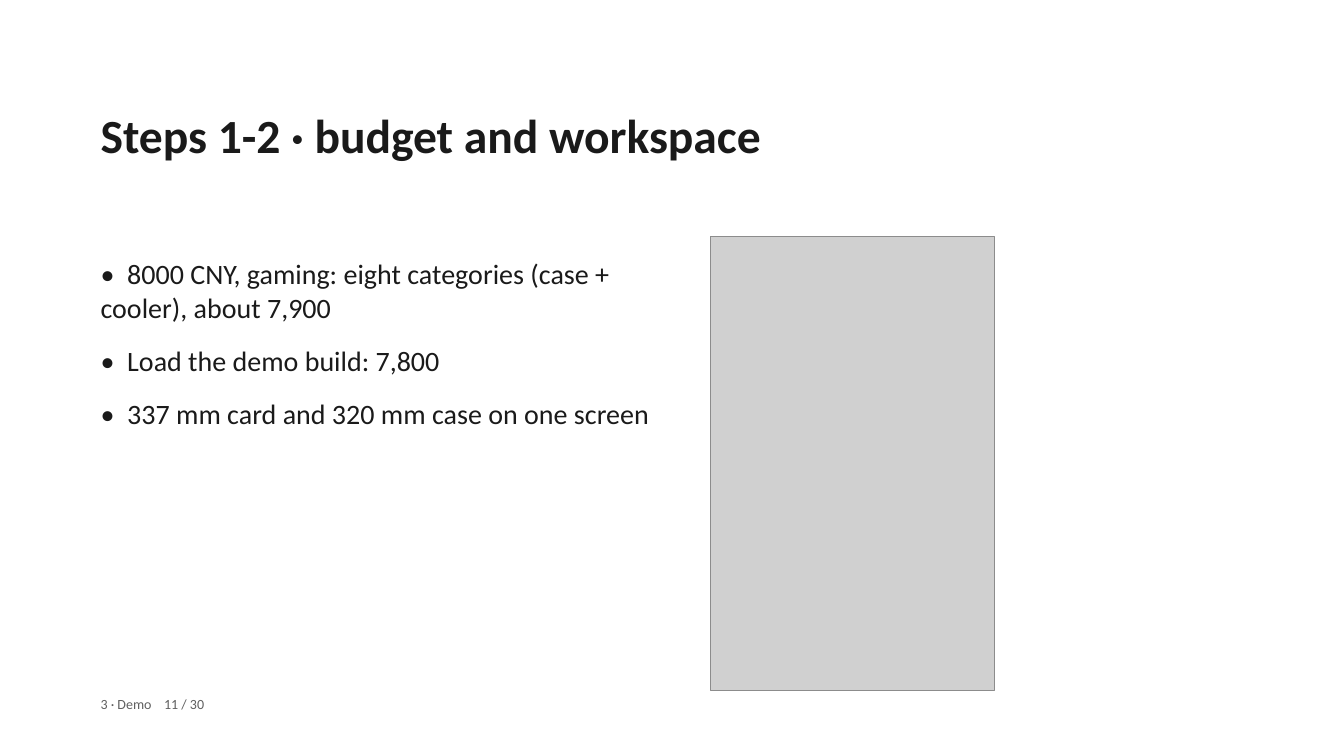
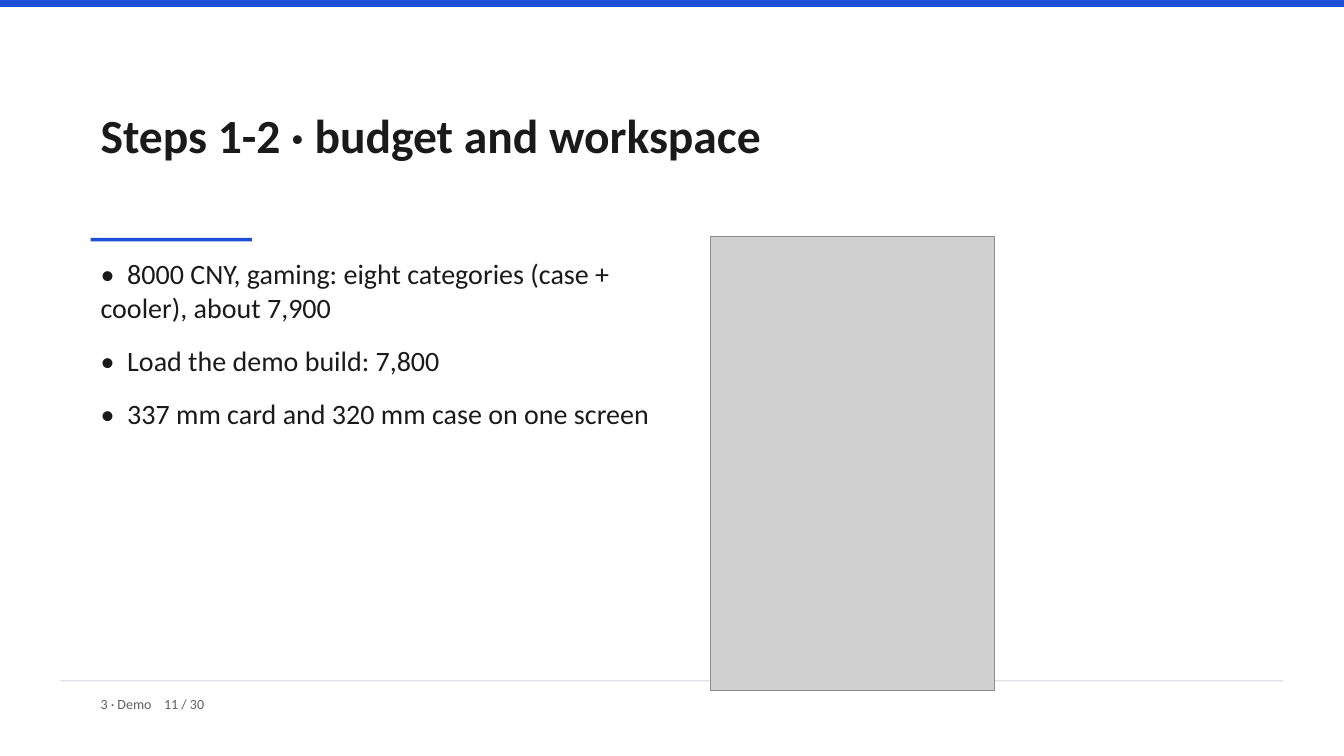
Before and after one commit to pc-buildmate/pcbuildmate, a slide deck: slide 11 of materials/source/Defense_Deck.pptx. Drawn at 1344x756 pixels with LibreOffice and Linux fonts; fonts in the diff are those of the drawing; grey boxes stand for pictures. Boxes give left, top, right and bottom in pixels: in the first picture for what was removed or moved away, otherwise in the second. Text is boxed around its words. In the diff, an @@ line names an element or a change of style, - is before the commit and + after.

```diff
--- a/materials/source/Defense_Deck.pptx
+++ b/materials/source/Defense_Deck.pptx
@@ rectangle added at bbox=[0, 0, 1344, 7], fill #1F4ED8 @@
@@ rectangle added at bbox=[91, 238, 252, 242], fill #1F4ED8 @@
@@ rectangle added at bbox=[60, 681, 1284, 682], fill #D0D5DD @@
```
Also in this commit, not shown: 29 other slides changed.
